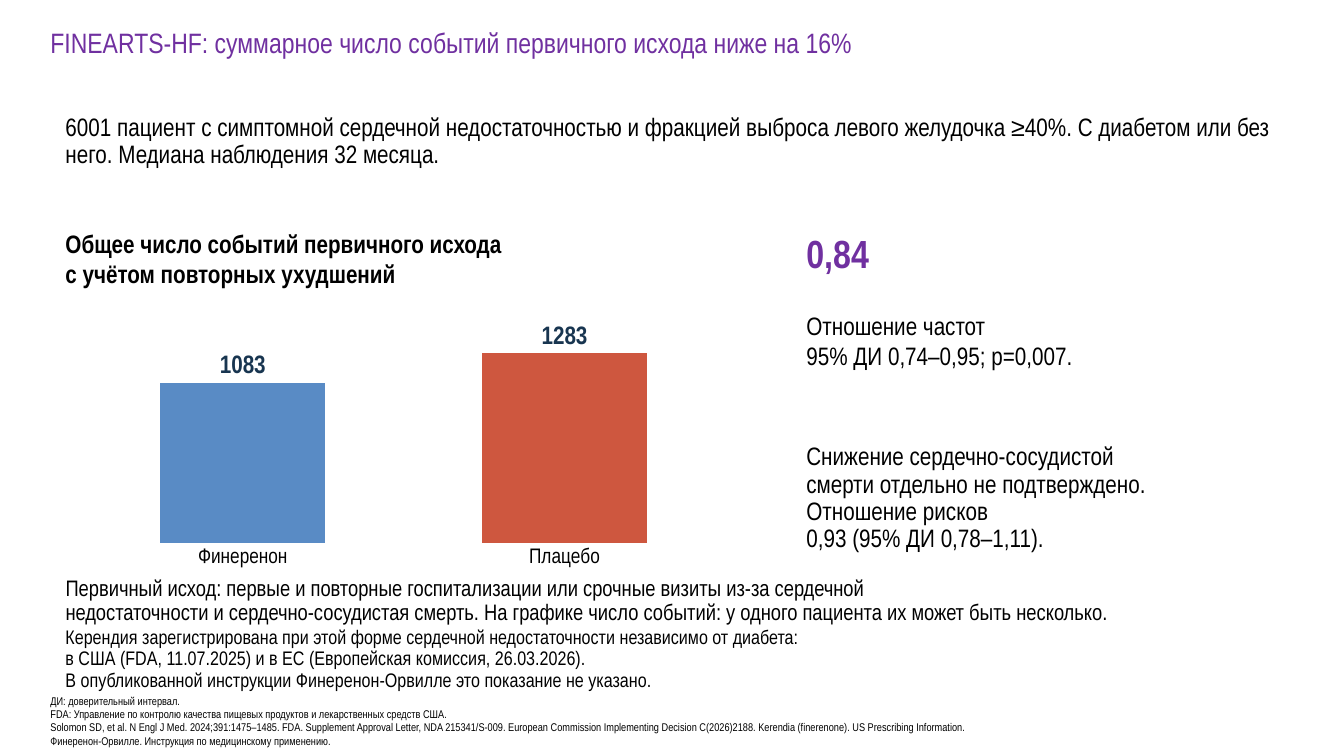
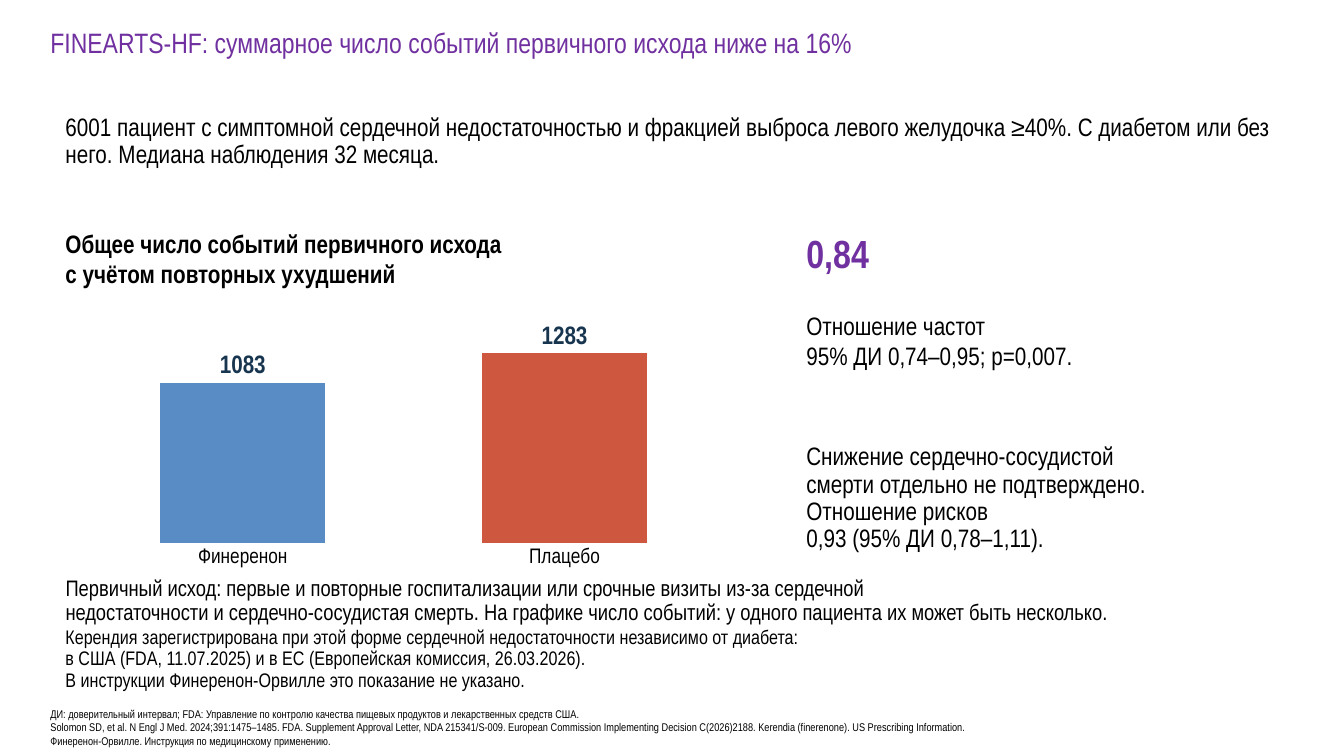
Before and after one commit to drabdulbosit1-eng/my-test-cloud, a slide deck: slide 47 of finerenone/Finerenone_Levin_reviewed.pptx. Drawn at 1344x756 pixels with LibreOffice and Linux fonts; fonts in the diff are those of the drawing. Boxes give left, top, right and bottom in pixels: in the first picture for what was removed or moved away, otherwise in the second. Text is boxed around its words. In the diff, an @@ line names an element or a change of style, - is before the commit and + after.

```diff
--- a/finerenone/Finerenone_Levin_reviewed.pptx
+++ b/finerenone/Finerenone_Levin_reviewed.pptx
@@ text at box(65, 673, 525, 691): text changed @@
-В опубликованной инструкции Финеренон-Орвилле это показание не указано.
+В инструкции Финеренон-Орвилле это показание не указано.
@@ text at box(50, 709, 579, 721): text changed @@
-ДИ: доверительный интервал.
-FDA: Управление по контролю качества пищевых продуктов и лекарственных средств США.
+ДИ: доверительный интервал; FDA: Управление по контролю качества пищевых продуктов и лекарственных средств США.
@@ text "ДИ: доверительный интервал; FDA: Управление ...": place and size @@
-text "ДИ: доверительный интервал; FDA: Управление ..." at box(50, 696, 965, 748)
+text "ДИ: доверительный интервал; FDA: Управление ..." at box(50, 709, 965, 748)
```
Also in this commit, not shown: 24 other slides changed, 1 other file.
